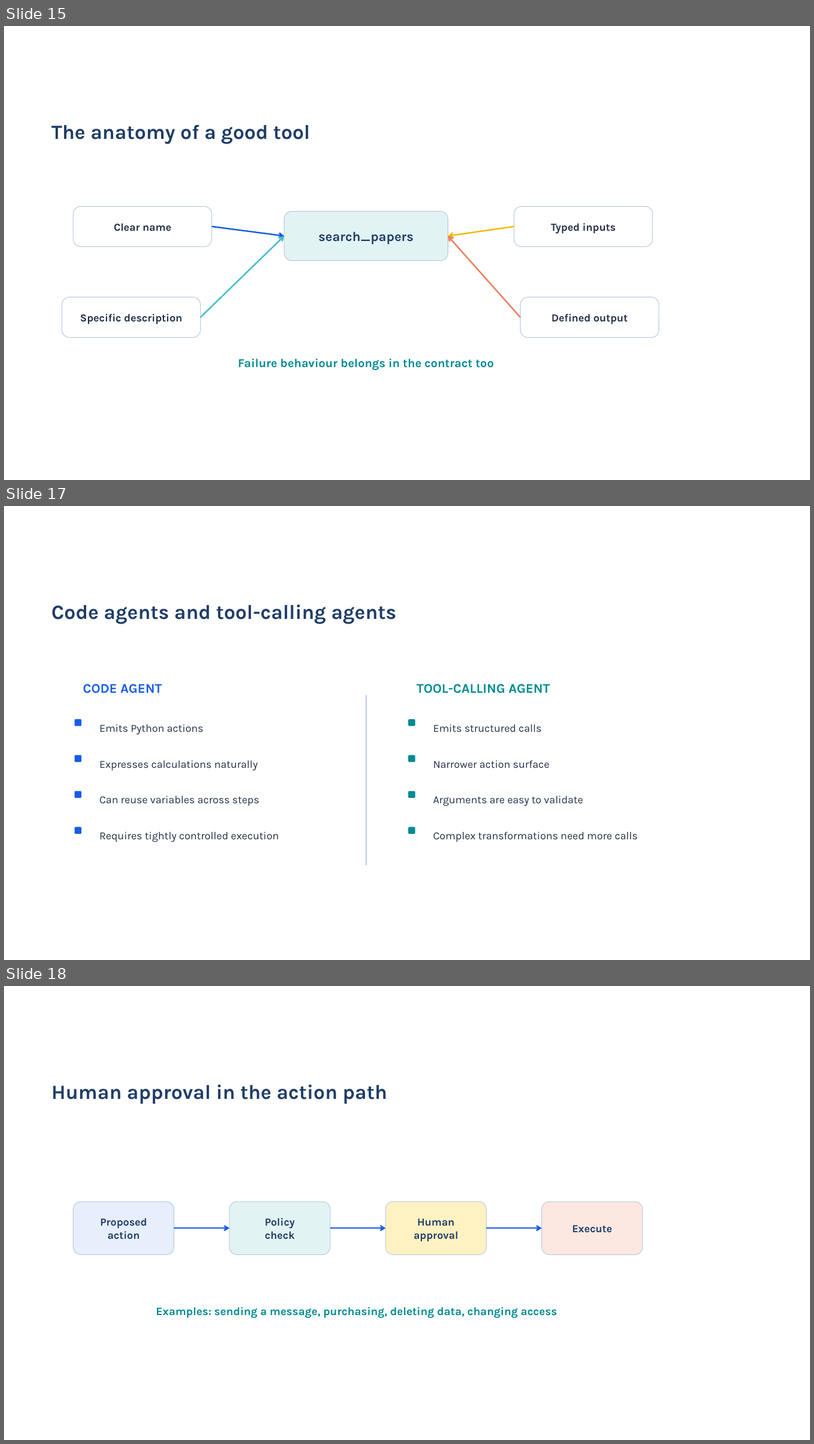
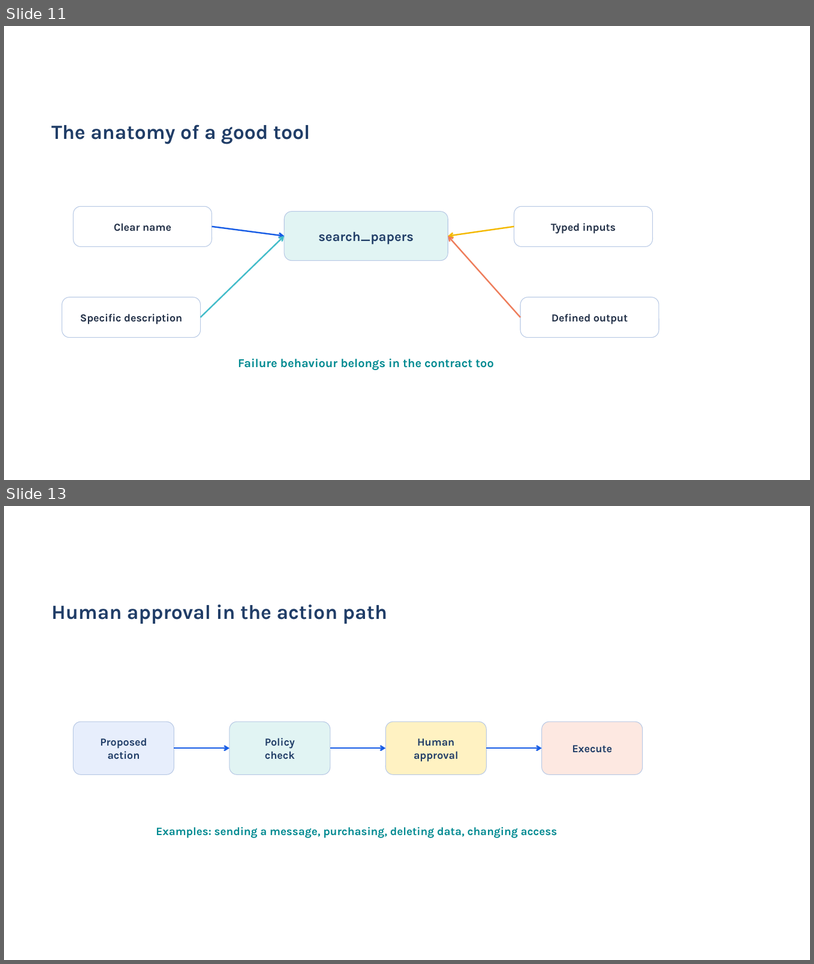
Before and after one commit to acceleratescience/hands-on-agentic-ai, a slide deck: slides/ai-agents.pptx. Shown one above the other, each under a label of ours: slides 15, 17 and 18 before the commit, slides 11 and 13 after it; the slides between them are not shown. The pictures are 814x1444 and 814x964 pixels, drawn with LibreOffice and Linux fonts; fonts in the diff are those of the drawing; background and template pictures are left out. Boxes give left, top, right and bottom in pixels: in the first picture for what was removed or moved away, otherwise in the second. Text is boxed around its words. In the diff, an @@ line names an element or a change of style, - is before the commit and + after.

```diff
--- a/slides/ai-agents.pptx
+++ b/slides/ai-agents.pptx
@@ slide 17 removed at box(4, 506, 810, 960), background picture (left out) @@
@@ text removed at box(51, 604, 397, 624) @@
-Code agents and tool-calling agents
@@ text removed at box(83, 684, 162, 693) @@
-CODE AGENT
@@ text removed at box(417, 684, 550, 693) @@
-TOOL-CALLING AGENT
@@ rectangle removed at box(366, 695, 367, 865) @@
@@ rounded rectangle removed at box(75, 719, 81, 726) @@
@@ rounded rectangle removed at box(409, 719, 416, 726) @@
@@ text removed at box(99, 724, 204, 735) @@
-Emits Python actions
@@ text removed at box(434, 724, 542, 732) @@
-Emits structured calls
@@ rounded rectangle removed at box(75, 754, 81, 761) @@
@@ rounded rectangle removed at box(409, 754, 416, 761) @@
@@ text removed at box(99, 760, 258, 771) @@
-Expresses calculations naturally
@@ text removed at box(434, 760, 550, 768) @@
-Narrower action surface
@@ rounded rectangle removed at box(75, 791, 81, 798) @@
@@ rounded rectangle removed at box(409, 791, 416, 798) @@
@@ text removed at box(99, 795, 260, 806) @@
-Can reuse variables across steps
@@ text removed at box(434, 795, 583, 806) @@
-Arguments are easy to validate
@@ rounded rectangle removed at box(75, 826, 81, 833) @@
@@ rounded rectangle removed at box(409, 826, 416, 833) @@
@@ text removed at box(99, 831, 279, 842) @@
-Requires tightly controlled execution
@@ text removed at box(434, 831, 638, 842) @@
-Complex transformations need more calls
@@ what was slide 15 is now slide 11 @@
@@ what was slide 18 is now slide 13 @@
```
Also in this commit, not shown: 5 slides changed, 7 other slides removed.
